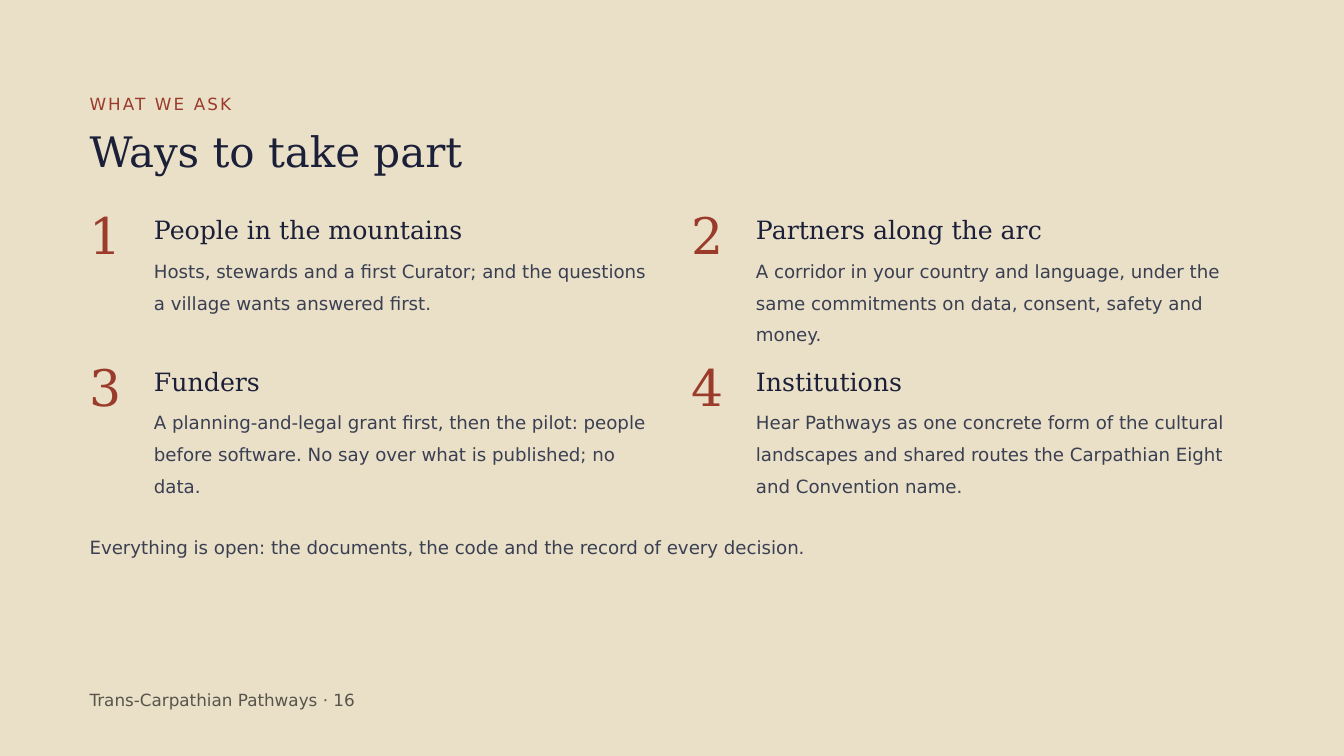
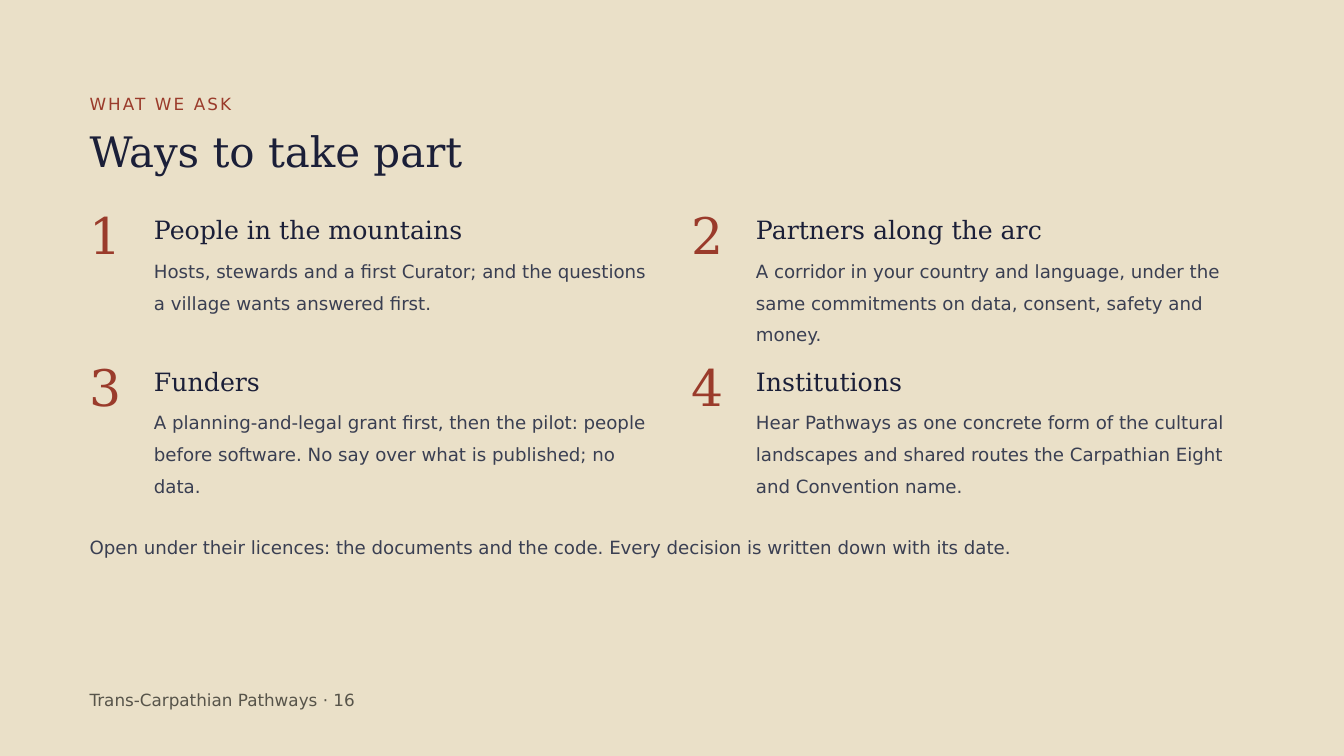
Before and after one commit to ubeccommon/trans_carpathian_pathways, a slide deck: slide 16 of docs/overview/Trans-Carpathian_Pathways_Overview.odp. Drawn at 1344x756 pixels with LibreOffice and Linux fonts; fonts in the diff are those of the drawing. Boxes give left, top, right and bottom in pixels: in the first picture for what was removed or moved away, otherwise in the second. Text is boxed around its words. In the diff, an @@ line names an element or a change of style, - is before the commit and + after.

```diff
--- a/docs/overview/Trans-Carpathian_Pathways_Overview.odp
+++ b/docs/overview/Trans-Carpathian_Pathways_Overview.odp
@@ text at bbox=[90, 540, 1011, 558]: text changed @@
-Everything is open: the documents, the code and the record of every decision.
+Open under their licences: the documents and the code. Every decision is written down with its date.
```
Also in this commit, not shown: 2 other slides changed, 23 other files.
